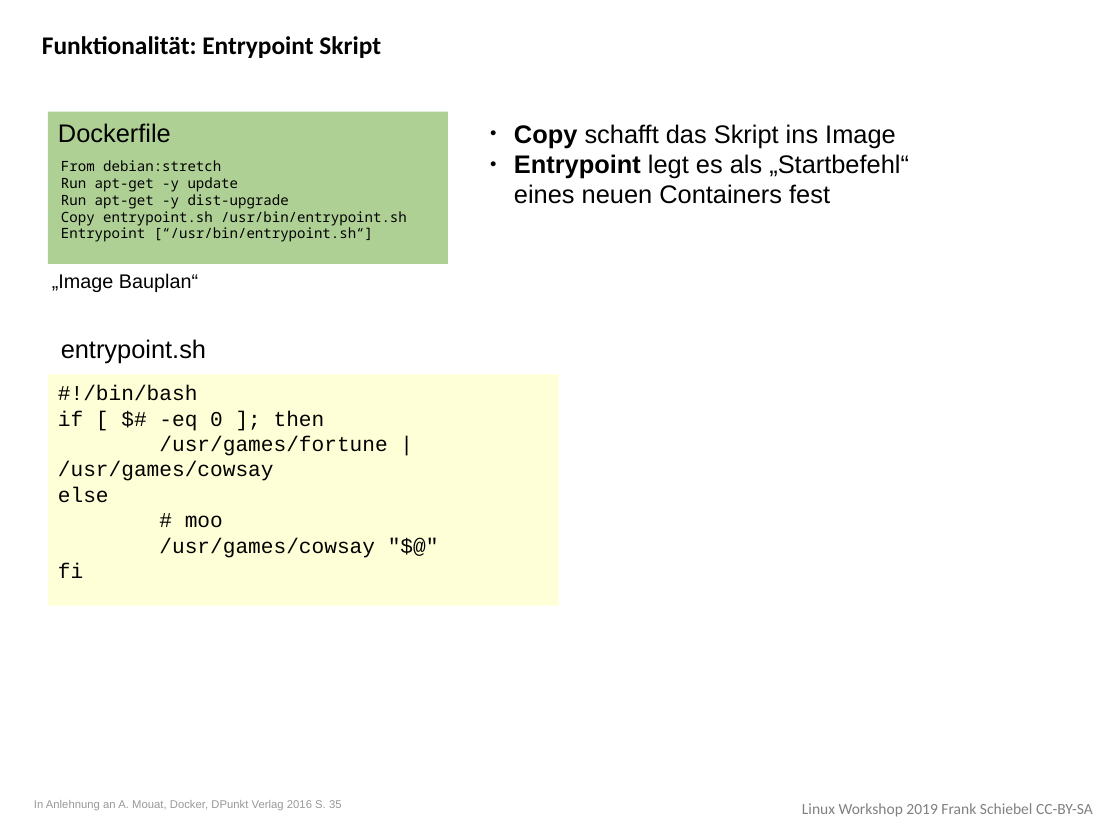
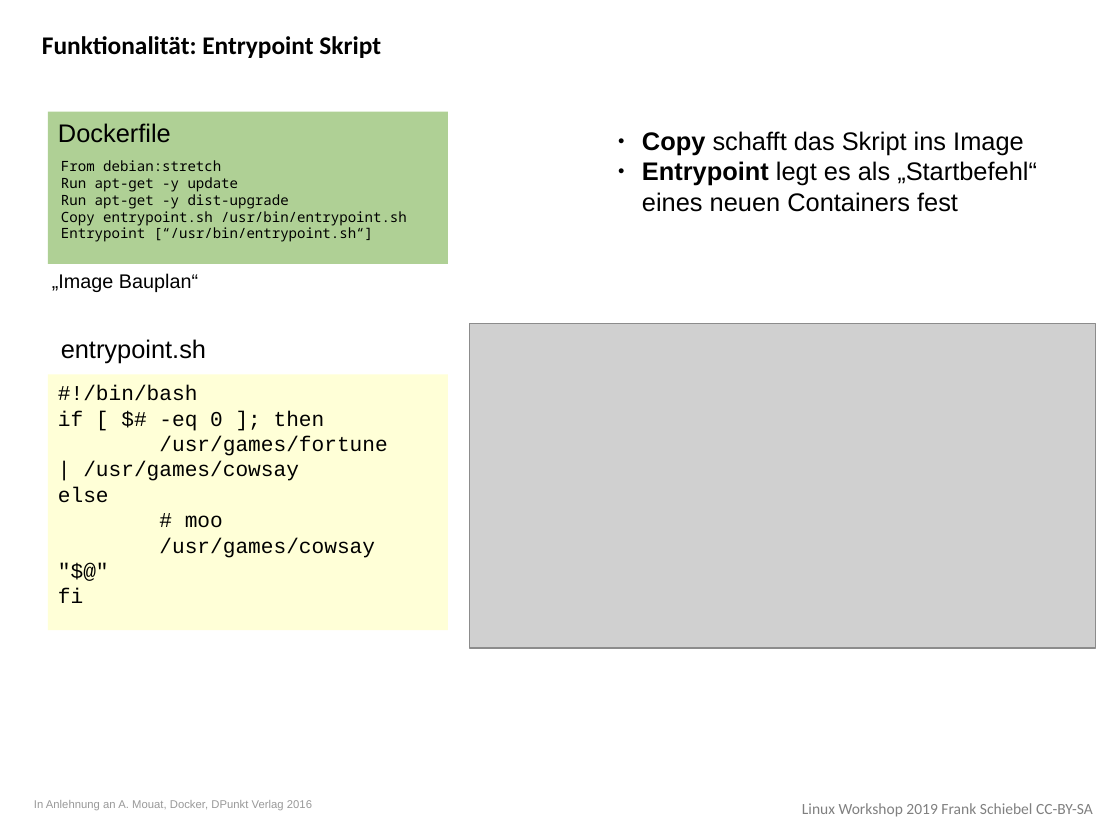
Before and after one commit to ironiemix/lfb-linuxworkshop2019, a slide deck: slide 5 of docker/linux_workshop_docker.odp. Drawn at 1120x840 pixels with LibreOffice and Linux fonts; fonts in the diff are those of the drawing; grey boxes stand for pictures. Boxes give left, top, right and bottom in pixels: in the first picture for what was removed or moved away, otherwise in the second. Text is boxed around its words. In the diff, an @@ line names an element or a change of style, - is before the commit and + after.

```diff
--- a/docker/linux_workshop_docker.odp
+++ b/docker/linux_workshop_docker.odp
@@ text "Copy schafft das Skript ins ...": place and size @@
-text "Copy schafft das Skript ins ..." at [514, 124, 909, 204]
+text "Copy schafft das Skript ins ..." at [642, 131, 1037, 212]
@@ picture added at [470, 324, 1096, 648] @@
@@ rectangle "#!/bin/bash": place and size @@
-rectangle "#!/bin/bash" at [48, 375, 559, 606]
+rectangle "#!/bin/bash" at [48, 375, 448, 631]
@@ text at [34, 800, 312, 810]: text changed @@
-In Anlehnung an A. Mouat, Docker, DPunkt Verlag 2016 S. 35
+In Anlehnung an A. Mouat, Docker, DPunkt Verlag 2016
```
Also in this commit, not shown: 2 other slides changed, 1 slide added, 1 other file.
